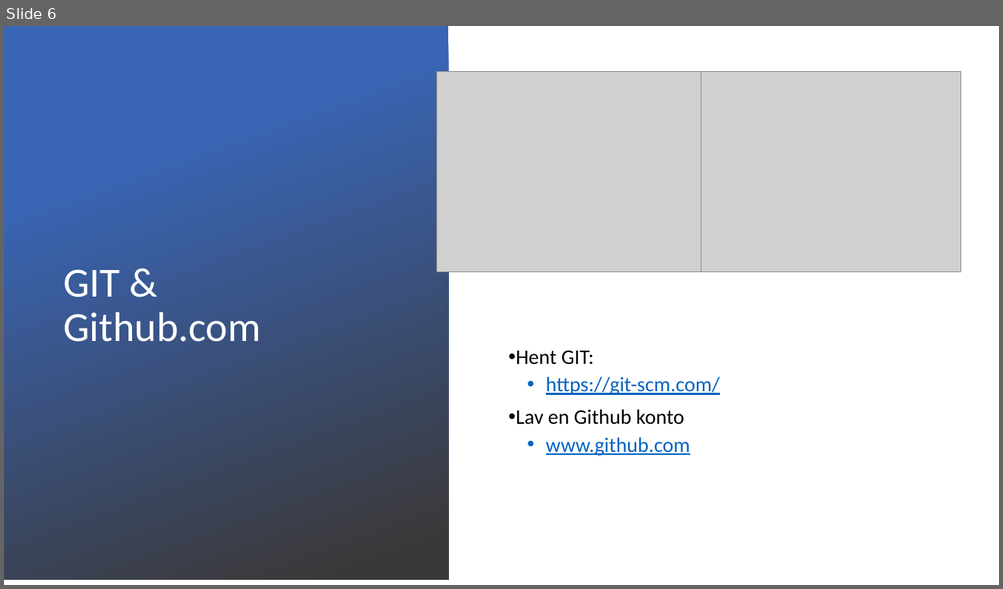
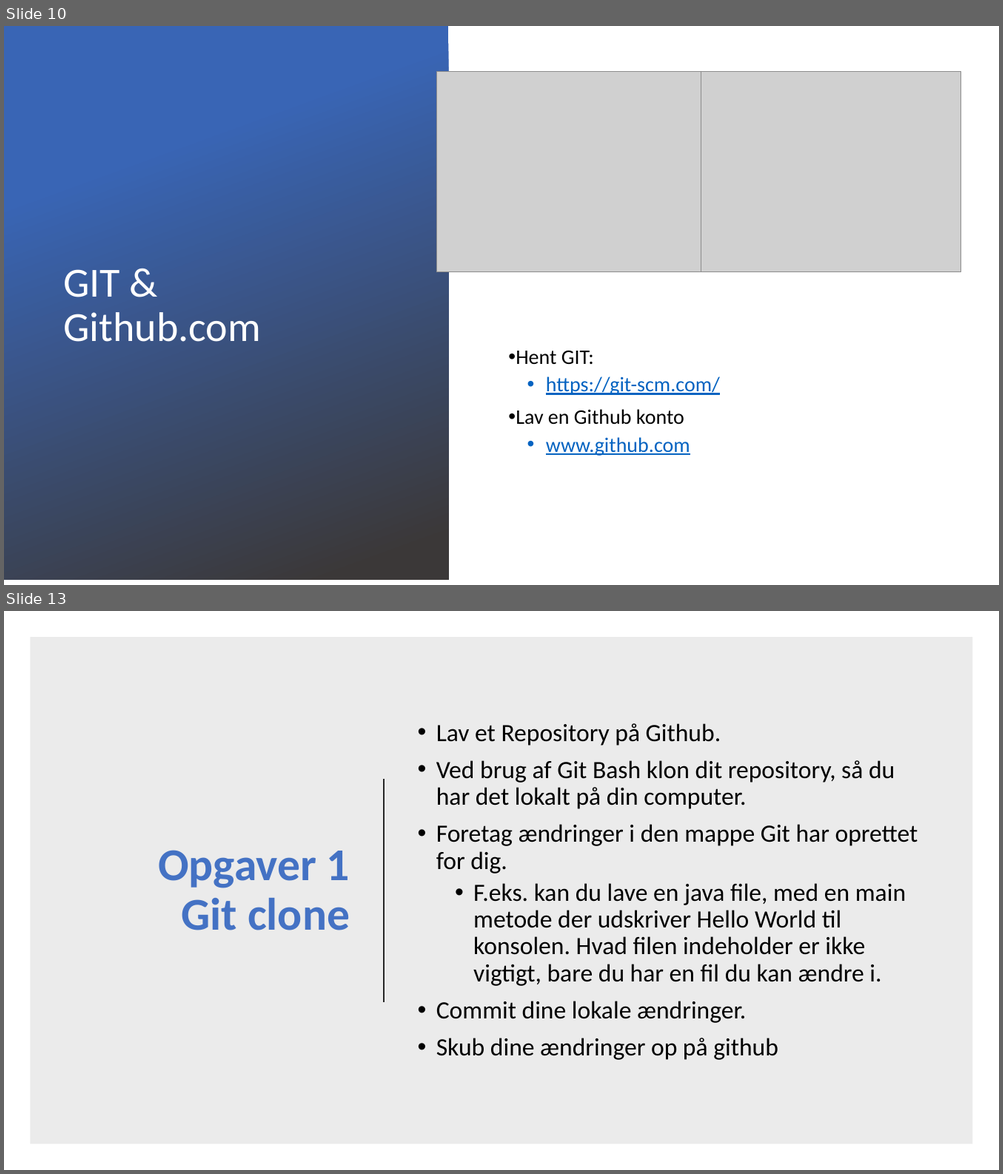
Before and after one commit to Paepke-cph/Git-Workshop, a slide deck: Docs/Versionsstyring.pptx. Shown one above the other, each under a label of ours: slide 6 before the commit, slides 10 and 13 after it; the slides between them are not shown. The pictures are 1003x589 and 1003x1174 pixels, drawn with LibreOffice and Linux fonts; fonts in the diff are those of the drawing; grey boxes stand for pictures; background and template pictures are left out. Boxes give left, top, right and bottom in pixels: in the first picture for what was removed or moved away, otherwise in the second. Text is boxed around its words. In the diff, an @@ line names an element or a change of style, - is before the commit and + after.

```diff
--- a/Docs/Versionsstyring.pptx
+++ b/Docs/Versionsstyring.pptx
@@ slide 13 added at <box>4,611,999,1170</box>, background #FFFFFF @@
@@ rectangle added at <box>30,637,973,1145</box>, fill #000000 at 8% opacity @@
@@ text added at <box>436,723,918,1060</box>, 24 pt, text #000000 @@
+• Lav et Repository på Github.
+• Ved brug af Git Bash klon dit repository, så du har det lokalt på din computer.
+• Foretag ændringer i den mappe Git har oprettet for dig.
+  • F.eks. kan du lave en java file, med en main metode der udskriver Hello World til konsolen. Hvad filen indeholder er ikke vigtigt, bare du har en fil du kan ændre i.
+• Commit dine lokale ændringer.
+• Skub dine ændringer op på github
@@ line added from (384, 779) to (384, 1002), #262626 1.5 pt @@
@@ title added at <box>158,850,350,931</box>, 44 pt, text #4472C4, bold @@
+Opgaver 1
+Git clone
@@ what was slide 6 is now slide 10 @@
```
Also in this commit, not shown: 2 slides changed, 9 other slides added, 4 other files.
